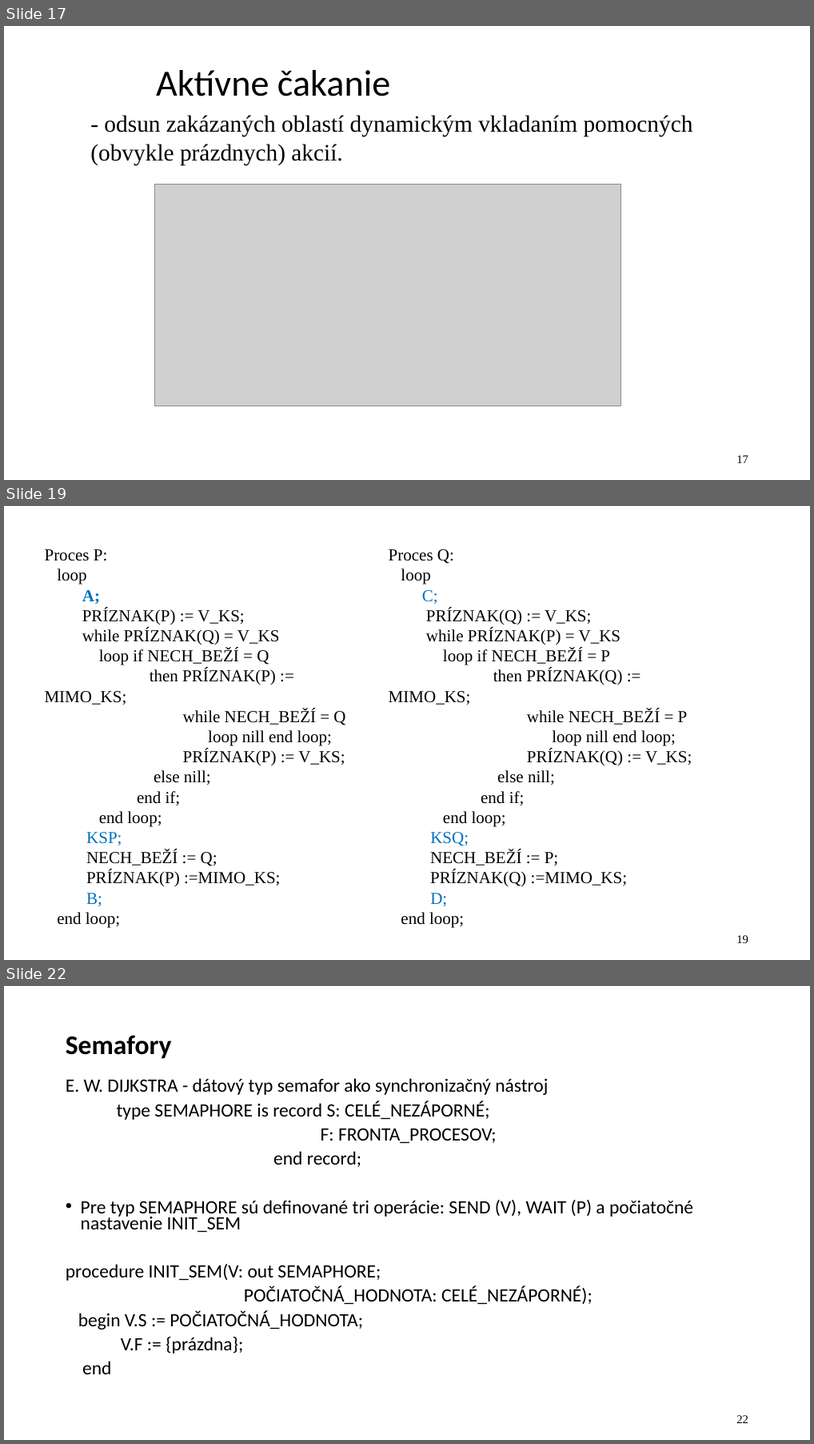
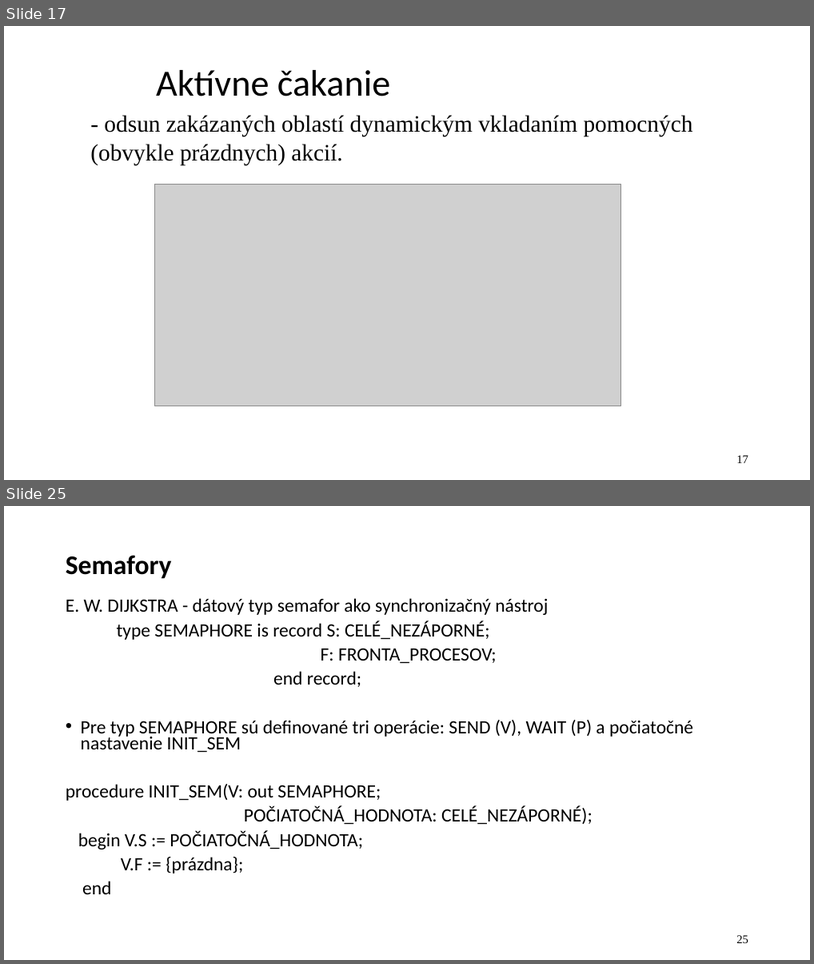
Before and after one commit to jb23lm87/OS-prednasky, a slide deck: OS 2 Úvod do paralélnych procesov a synchronizácie.pptx. Shown one above the other, each under a label of ours: slides 17, 19 and 22 before the commit, slides 17 and 25 after it; the slides between them are not shown. The pictures are 814x1444 and 814x964 pixels, drawn with LibreOffice and Linux fonts; fonts in the diff are those of the drawing; grey boxes stand for pictures. Boxes give left, top, right and bottom in pixels: in the first picture for what was removed or moved away, otherwise in the second. Text is boxed around its words. In the diff, an @@ line names an element or a change of style, - is before the commit and + after.

```diff
--- a/OS 2 Úvod do paralélnych procesov a synchronizácie.pptx
+++ b/OS 2 Úvod do paralélnych procesov a synchronizácie.pptx
@@ slide 19 removed at [4,506,810,960], background #FFFFFF @@
@@ text removed at [45,549,346,906] @@
-Proces P:
-loop
-A;
-PRÍZNAK(P) := V_KS;
-while PRÍZNAK(Q) = V_KS
-loop if NECH_BEŽÍ = Q
-then PRÍZNAK(P) := MIMO_KS;
-while NECH_BEŽÍ = Q
-loop nill end loop;
-PRÍZNAK(P) := V_KS;
-else nill;
-end if;
-end loop;
-KSP;
-NECH_BEŽÍ := Q;
-PRÍZNAK(P) :=MIMO_KS;
-B;
-end loop;
@@ text removed at [389,549,692,928] @@
-Proces Q:
-loop
-C;
-PRÍZNAK(Q) := V_KS;
-while PRÍZNAK(P) = V_KS
-loop if NECH_BEŽÍ = P
-then PRÍZNAK(Q) := MIMO_KS;
-while NECH_BEŽÍ = P
-loop nill end loop;
-PRÍZNAK(Q) := V_KS;
-else nill;
-end if;
-end loop;
-KSQ;
-NECH_BEŽÍ := P;
-PRÍZNAK(Q) :=MIMO_KS;
-D;
-end loop;
@@ page number removed at [737,935,749,943] @@
-19
@@ what was slide 22 is now slide 25 @@
@@ page number at [737,935,749,943]: text changed @@
-22
+25
```
Also in this commit, not shown: 14 slides changed, 7 slides added, 7 other slides removed.
